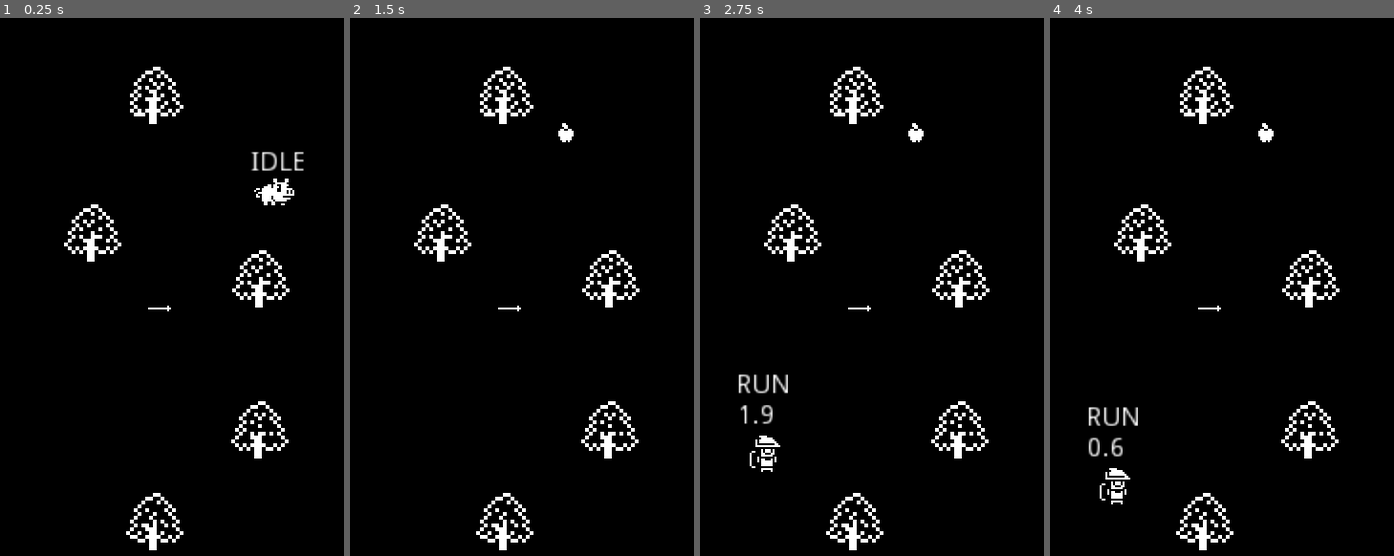
Above: before the commit, frames 1-4 (left to right).
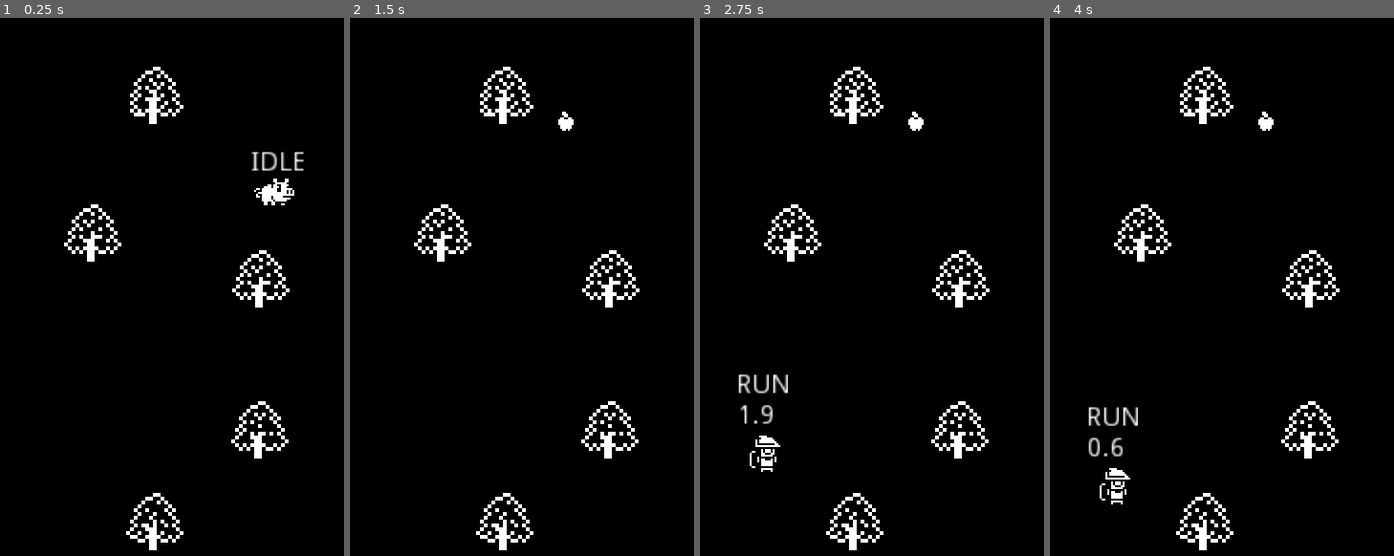
Above: after the commit, the same moments.

Repository: fguillen/PiggyTheApplesAndTheGuard
Game: Godot game, scene res://Word.tscn
The game is run twice, just before and just after one commit, with the same random seed, the same clock (stepped at 60 frames per second) and the same inputs.
Inputs:
- Up to frame 1 (0.25 s): no input
- Up to frame 2 (1.5 s): tap Enter at 0.5 s; hold Right (ui_right) 0.53-1.28 s; hold Down (ui_down) from 1.28 s (still down)
- Up to frame 3 (2.75 s): release Down (ui_down) at 2.03 s; hold Right (ui_right) from 2.03 s (still down)
- Up to frame 4 (4 s): release Right (ui_right) at 2.78 s; hold Up (ui_up) 2.78-3.53 s; hold Left (ui_left) from 3.53 s (still down)

The runs differ from the first frame. In frame 1, less than 0.1% of the frame differs, in the area x 43-50%, y 53-55%; in frame 2, 0.2%, in the area x 43-65%, y 17-55%; in frame 3, 0.2%; in frame 4, 0.2%.

Commit message:
Apple animations

Diff:
--- a/Apple.gd
+++ b/Apple.gd
@@ -3,6 +3,8 @@
 
 onready var tween: = $Tween
 onready var collision: = $CollisionShape2D
+onready var animationPlayer: = $AnimationPlayer
+
 
 func fall_from_sky(destiny_position):
 	global_position = Vector2(destiny_position.x, -20)
@@ -18,6 +20,10 @@
 	)
 	tween.start()
 
+func eating():
+	animationPlayer.play("Eating")
+
 
 func _on_Tween_tween_completed(_object:Object, _key:NodePath):
 	collision.disabled = false
+	animationPlayer.play("Land")
--- a/Apple.tscn
+++ b/Apple.tscn
@@ -6,23 +6,141 @@
 [sub_resource type="CircleShape2D" id=1]
 radius = 5.0
 
+[sub_resource type="Animation" id=2]
+resource_name = "Eating"
+length = 0.4
+loop = true
+tracks/0/type = "value"
+tracks/0/path = NodePath("Sprite:frame")
+tracks/0/interp = 1
+tracks/0/loop_wrap = true
+tracks/0/imported = false
+tracks/0/enabled = true
+tracks/0/keys = {
+"times": PoolRealArray( 0, 0.1, 0.2, 0.3 ),
+"transitions": PoolRealArray( 1, 1, 1, 1 ),
+"update": 1,
+"values": [ 1, 0, 2, 0 ]
+}
+
+[sub_resource type="Animation" id=3]
+resource_name = "Idle"
+length = 0.1
+tracks/0/type = "value"
+tracks/0/path = NodePath("Sprite:frame")
+tracks/0/interp = 1
+tracks/0/loop_wrap = true
+tracks/0/imported = false
+tracks/0/enabled = true
+tracks/0/keys = {
+"times": PoolRealArray( 0 ),
+"transitions": PoolRealArray( 1 ),
+"update": 1,
+"values": [ 0 ]
+}
+
+[sub_resource type="Animation" id=4]
+resource_name = "Land"
+length = 0.3
+tracks/0/type = "value"
+tracks/0/path = NodePath("Sprite:scale")
+tracks/0/interp = 1
+tracks/0/loop_wrap = true
+tracks/0/imported = false
+tracks/0/enabled = true
+tracks/0/keys = {
+"times": PoolRealArray( 0, 0.2 ),
+"transitions": PoolRealArray( 1, 1 ),
+"update": 0,
+"values": [ Vector2( 1.2, 0.6 ), Vector2( 1, 1 ) ]
+}
+tracks/1/type = "value"
+tracks/1/path = NodePath("Sprite:position")
+tracks/1/interp = 1
+tracks/1/loop_wrap = true
+tracks/1/imported = false
+tracks/1/enabled = true
+tracks/1/keys = {
+"times": PoolRealArray( 0, 0.2 ),
+"transitions": PoolRealArray( 1, 1 ),
+"update": 0,
+"values": [ Vector2( 0, -4 ), Vector2( 0, -6 ) ]
+}
+
+[sub_resource type="Animation" id=5]
+length = 0.001
+tracks/0/type = "value"
+tracks/0/path = NodePath(".:scale")
+tracks/0/interp = 1
+tracks/0/loop_wrap = true
+tracks/0/imported = false
+tracks/0/enabled = true
+tracks/0/keys = {
+"times": PoolRealArray( 0 ),
+"transitions": PoolRealArray( 1 ),
+"update": 0,
+"values": [ Vector2( 1, 1 ) ]
+}
+tracks/1/type = "value"
+tracks/1/path = NodePath("Sprite:frame")
+tracks/1/interp = 1
+tracks/1/loop_wrap = true
+tracks/1/imported = false
+tracks/1/enabled = true
+tracks/1/keys = {
+"times": PoolRealArray( 0 ),
+"transitions": PoolRealArray( 1 ),
+"update": 0,
+"values": [ 2 ]
+}
+tracks/2/type = "value"
+tracks/2/path = NodePath("Sprite:position")
+tracks/2/interp = 1
+tracks/2/loop_wrap = true
+tracks/2/imported = false
+tracks/2/enabled = true
+tracks/2/keys = {
+"times": PoolRealArray( 0 ),
+"transitions": PoolRealArray( 1 ),
+"update": 0,
+"values": [ Vector2( 0, 0 ) ]
+}
+tracks/3/type = "value"
+tracks/3/path = NodePath("Sprite:scale")
+tracks/3/interp = 1
+tracks/3/loop_wrap = true
+tracks/3/imported = false
+tracks/3/enabled = true
+tracks/3/keys = {
+"times": PoolRealArray( 0 ),
+"transitions": PoolRealArray( 1 ),
+"update": 0,
+"values": [ Vector2( 1, 1 ) ]
+}
+
 [node name="Apple" type="Area2D"]
 collision_layer = 4
 collision_mask = 0
 script = ExtResource( 2 )
-__meta__ = {
-"_edit_group_": true
-}
 
 [node name="Sprite" type="Sprite" parent="."]
 z_index = 20
 texture = ExtResource( 1 )
+hframes = 3
+frame = 2
 
 [node name="CollisionShape2D" type="CollisionShape2D" parent="."]
-position = Vector2( 0, 1 )
+position = Vector2( 0, -6 )
 z_index = 60
 shape = SubResource( 1 )
 
 [node name="Tween" type="Tween" parent="."]
 
+[node name="AnimationPlayer" type="AnimationPlayer" parent="."]
+autoplay = "Idle"
+anims/Eating = SubResource( 2 )
+anims/Idle = SubResource( 3 )
+anims/Land = SubResource( 4 )
+anims/RESET = SubResource( 5 )
+
 [connection signal="tween_completed" from="Tween" to="." method="_on_Tween_tween_completed"]
--- a/Pig.gd
+++ b/Pig.gd
@@ -43,6 +43,7 @@
 
 func apple_eat_ini(apple):
 	set_state(State.EATING)
+	apple.eating()
 	appleEating = apple
 	timerEating.start(eatingTime)
 
--- a/Word.tscn
+++ b/Word.tscn
@@ -1,7 +1,6 @@
-[gd_scene load_steps=7 format=2]
+[gd_scene load_steps=6 format=2]
 
 [ext_resource path="res://Pig.tscn" type="PackedScene" id=1]
-[ext_resource path="res://Arrow.tscn" type="PackedScene" id=2]
 [ext_resource path="res://Treee.tscn" type="PackedScene" id=3]
 [ext_resource path="res://Guard.tscn" type="PackedScene" id=4]
 [ext_resource path="res://WorldLimit.tscn" type="PackedScene" id=5]
@@ -53,6 +52,3 @@
 [node name="WorldLimit4" parent="." instance=ExtResource( 5 )]
 position = Vector2( 200, -8 )
 rotation = 1.5708
-
-[node name="Arrow" parent="." instance=ExtResource( 2 )]
-position = Vector2( 88, 152 )
Binary file changed: Apple.png
Not shown: 1 places in Apple.tscn that only renumber resources
